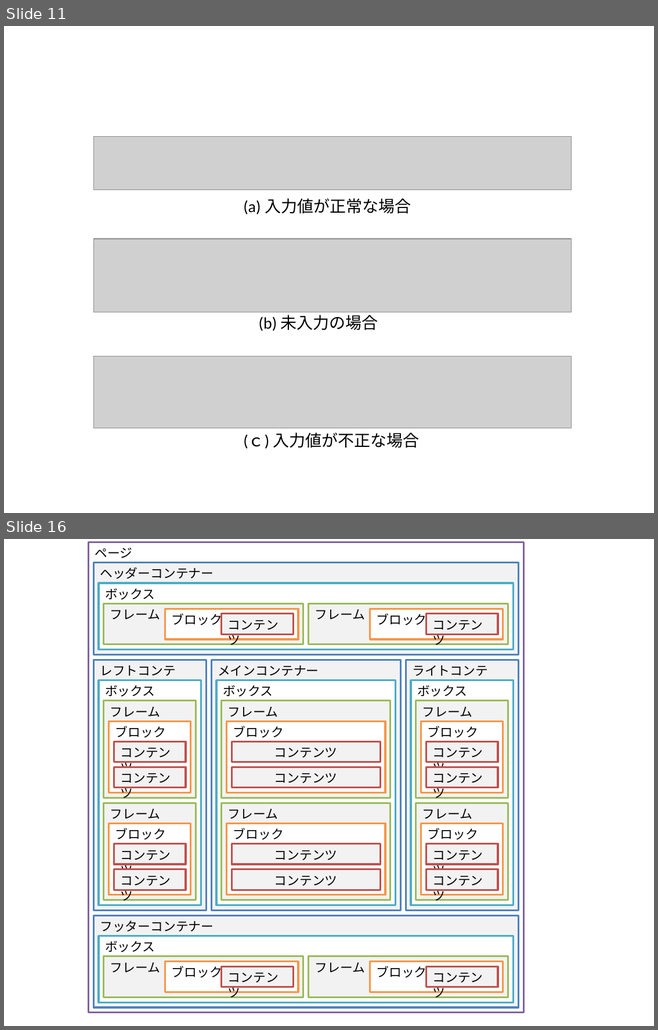
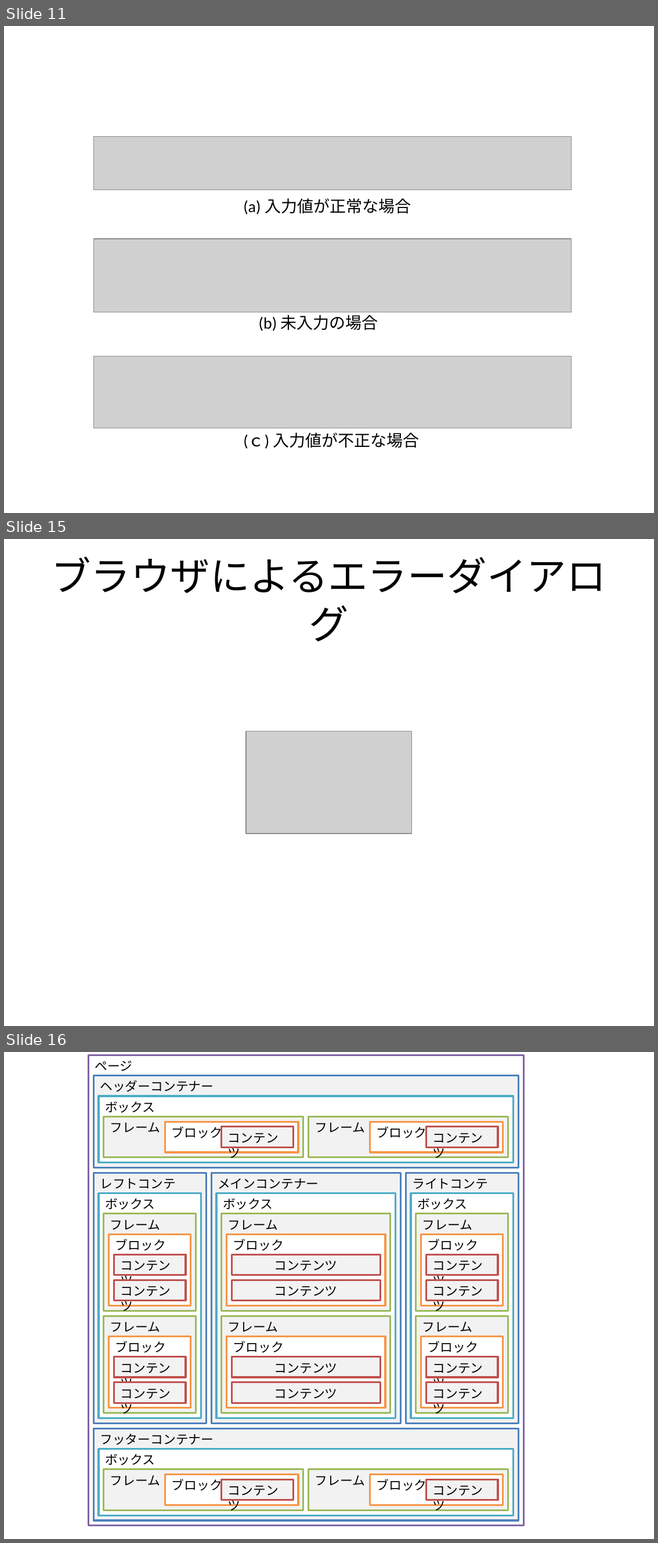
Before and after one commit to kotaro0717/Report-Management, a slide deck: PowerPoint/report_hokada.pptx. Shown one above the other, each under a label of ours: slides 11 and 16 before the commit, slides 11, 15 and 16 after it; the slides between them are not shown. The pictures are 658x1030 and 658x1543 pixels, drawn with LibreOffice and Linux fonts; fonts in the diff are those of the drawing; grey boxes stand for pictures. Boxes give left, top, right and bottom in pixels: in the first picture for what was removed or moved away, otherwise in the second. Text is boxed around its words. In the diff, an @@ line names an element or a change of style, - is before the commit and + after.

```diff
--- a/PowerPoint/report_hokada.pptx
+++ b/PowerPoint/report_hokada.pptx
@@ slide 15 added at [4,539,654,1026], background #FFFFFF @@
@@ title added at [51,556,605,642], 44 pt, text #000000 @@
+ブラウザによるエラーダイアログ
@@ picture added at [246,732,411,833] @@
```
Also in this commit, not shown: 2 slides changed, 4 other slides added, 3 slides removed, 1 other file.
